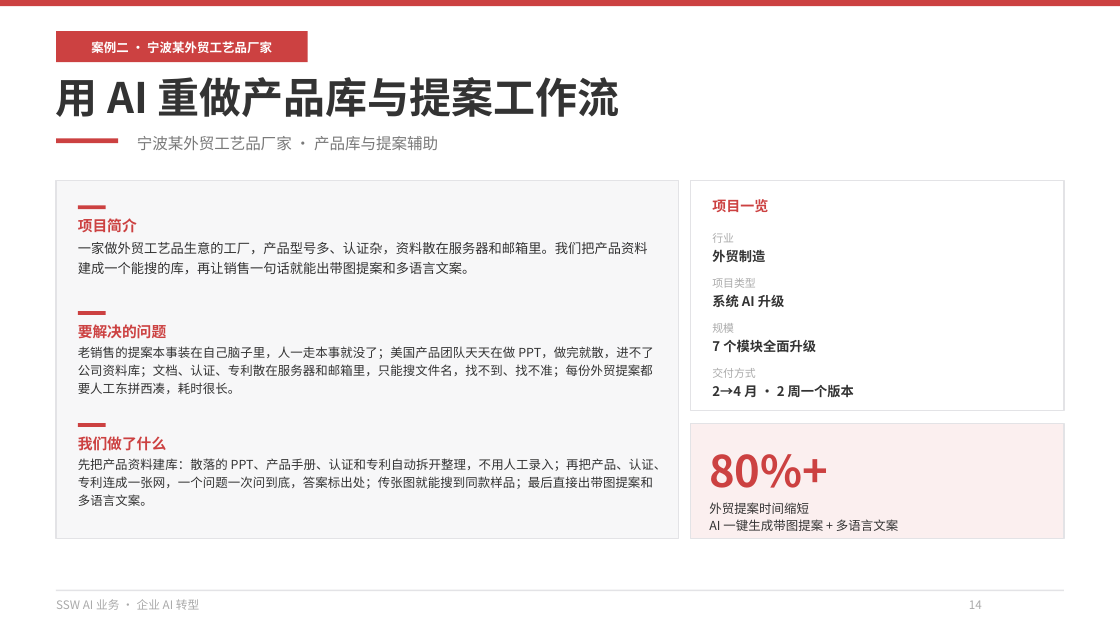
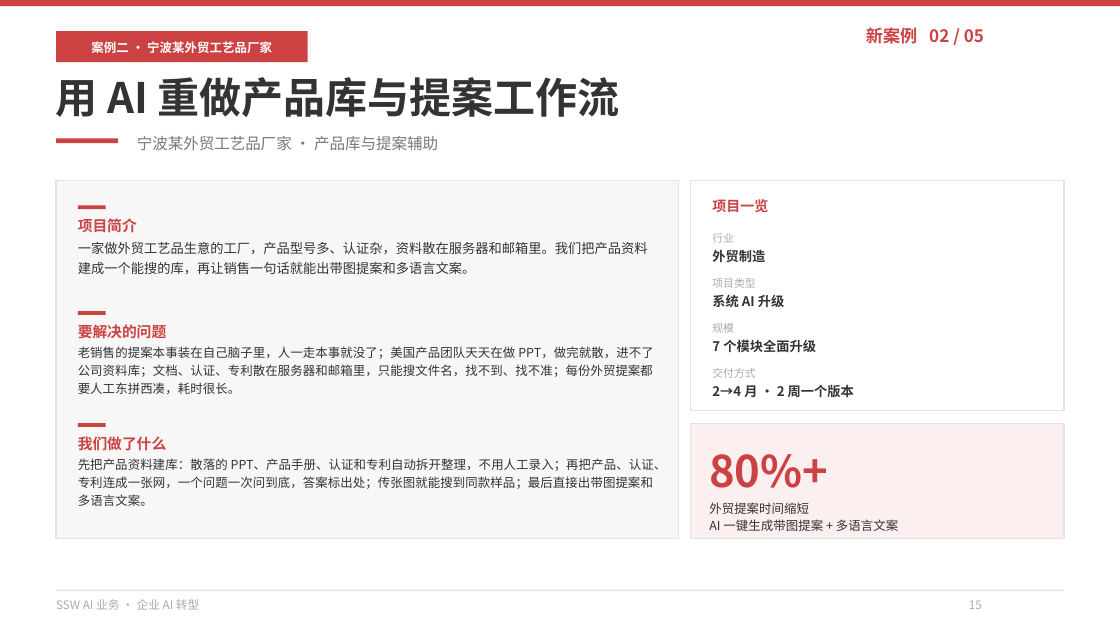
Before and after one commit to hveraus/ssw-business, a slide deck: slide 15 of SSW AI 业务_v2/SSW AI 业务_v3.pptx (slide 14 before the commit). Drawn at 1120x630 pixels with LibreOffice and Linux fonts; fonts in the diff are those of the drawing. Boxes give left, top, right and bottom in pixels: in the first picture for what was removed or moved away, otherwise in the second. Text is boxed around its words. In the diff, an @@ line names an element or a change of style, - is before the commit and + after.

Commit message:
V7 重构：脚本完整产出 V7（62 页）
- 新增阅读导航页（P02）：8 章节 + 5 案例快速跳转
- 新增海外 AI 平台落地 4 页（P47–P50）：ChatGPT / Codex / Claude + 对比表
- 「谢谢」页改写为 NEXT STEP 行动页（P60）
- 案例页右上角加「新案例 NN / 05」徽章
- 案例一/四标题去掉「案例X：」前缀
- 第五部分改名「AI 平台落地：国内与海外」；章节重编号为 8 个部分
- 封面目录改为 8 行并更新页码范围
- 全篇页码按 V7 实际页序重映射（57 → 62 页）

已验证：62/62 页文案与 V7 逐字等价（差异仅 \x0b 软换行与段落换行，渲染相同）

```diff
--- a/SSW AI 业务_v2/SSW AI 业务_v3.pptx
+++ b/SSW AI 业务_v2/SSW AI 业务_v3.pptx
@@ text added at (866,27,984,44), 11 pt, text #CC4141, bold @@
+新案例 02 / 05
@@ text at (969,600,982,609): text changed @@
-14
+15
```
Also in this commit, not shown: 53 other slides changed, 6 slides added, 1 slide removed, 1 other file.
